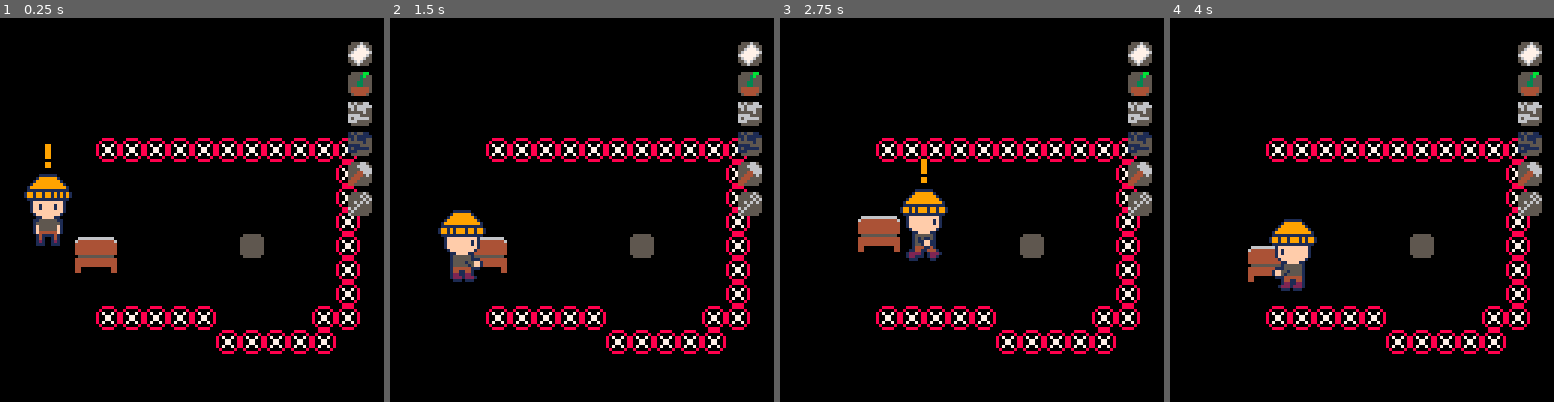
Above: before the commit, frames 1-4 (left to right).
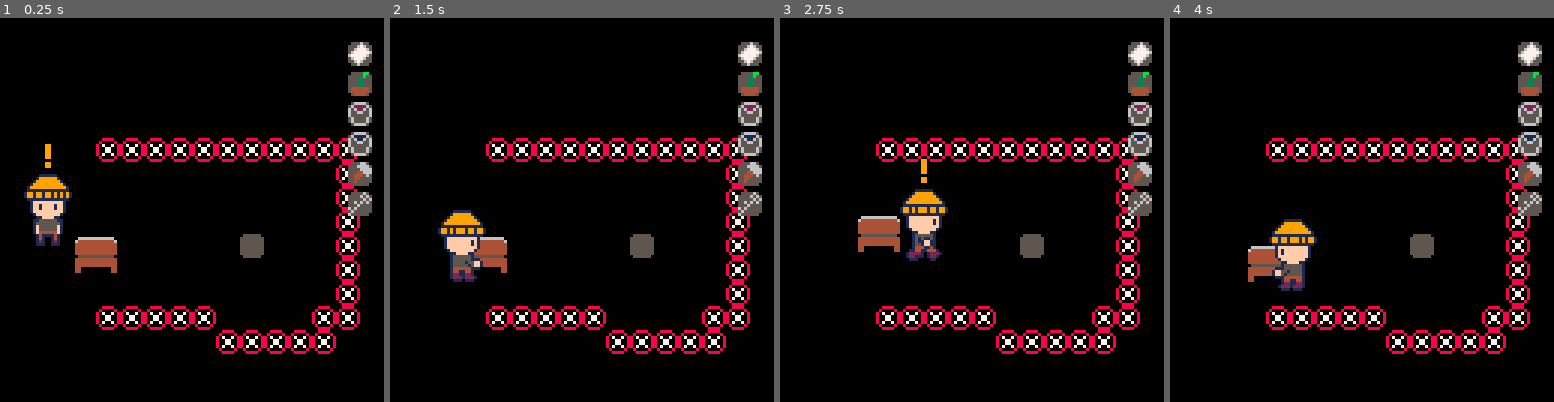
Above: after the commit, the same moments.

Repository: PaoloPortugal/one-last-visit
Game: PICO-8 cartridge sprites.p8
The game is run twice, just before and just after one commit, with the same random seed, the same clock (stepped at 60 frames per second) and the same inputs.
Inputs:
- Up to frame 1 (0.25 s): no input
- Up to frame 2 (1.5 s): tap O (Z key) at 0.7 s
- Up to frame 3 (2.75 s): hold Right 1.6-2.1 s; tap O (Z key) at 1.7, 2.1, 2.5 s; hold Up 2.15-2.42 s; hold Right from 2.47 s (still down)
- Up to frame 4 (4 s): tap O (Z key) at 2.9, 3.3, 3.7 s; release Right at 3.03 s; hold Left 3.08-3.58 s; hold Down 3.63-3.97 s

The runs differ from the first frame. In frame 1, 0.5% of the frame differs, in the area x 90-97%, y 21-44%; in frame 2, 0.5%; in frame 3, 0.5%; in frame 4, 0.5%.

Commit message:
Update sprites.p8

Diff:
--- a/sprites.p8
+++ b/sprites.p8
@@ -76,14 +76,14 @@
 00000000000014100141000000001210014100000000141001210000000012211221000000122221012221000001222100122210000012211221000000000000
 00099000000012100121000000001110012100000000121001110000000012221222100000122111012210000001221100122100000012221222100000000000
 00099000000011100111000000000000011100000000111000000000000001110111000000011100001100000000111000011000000001110111000000000000
-055555500000600000000bb06060066010100110000066000000060000000a000000000000000000000000000000000000000000000000000000000000000000
-555555550006760000003b00660666661101111100066660000060600000a0a00000000000000000000000000000000000000000000000000000000000000000
-5555555500677760000030000606660001011100000066660000060600000a0a0000000000000000000000000000000000000000000000000000000000000000
-5555555506777776000330000000060000000100000446660060606000a0a0a00000000000000000000000000000000000000000000000000000000000000000
-55555555677777600003300066660000111100000044406000060000000a00000000000000000000000000000000000000000000000000000000000000000000
-55555555067776000444444060666660101111100444000060600000a0a000000000000000000000000000000000000000000000000000000000000000000000
-555555550067600004444440666000001110000044400000060000000a0000000000000000000000000000000000000000000000000000000000000000000000
-05555550000600000044440000000000000000004400000060000000a00000000000000000000000000000000000000000000000000000000000000000000000
+055555500000600000000bb00066660000666600000066000000060000000a000000000000000000000000000000000000000000000000000000000000000000
+555555550006760000003b00062222600611116000066660000060600000a0a00000000000000000000000000000000000000000000000000000000000000000
+5555555500677760000030006562265665611656000066660000060600000a0a0000000000000000000000000000000000000000000000000000000000000000
+5555555506777776000330006556655665566556000446660060606000a0a0a00000000000000000000000000000000000000000000000000000000000000000
+55555555677777600003300065555556655555560044406000060000000a00000000000000000000000000000000000000000000000000000000000000000000
+55555555067776000444444006555560065555600044000060600000a0a000000000000000000000000000000000000000000000000000000000000000000000
+555555550067600004444440065555600655556000400000060000000a0000000000000000000000000000000000000000000000000000000000000000000000
+05555550000600000044440000666600006666000000000060000000a00000000000000000000000000000000000000000000000000000000000000000000000
 00333333333333000000000000000000000000000000000000000000000000000000000000000000000000000000000000000000000000000000000000000000
 03666666666666300000000000000000000000000000000000000000000000000000000000000000000000000000000000000000000000000000000000000000
 36444444444444630000000000000000000000000000000000000000000000000000000000000000000000000000000000000000000000000000000000000000
